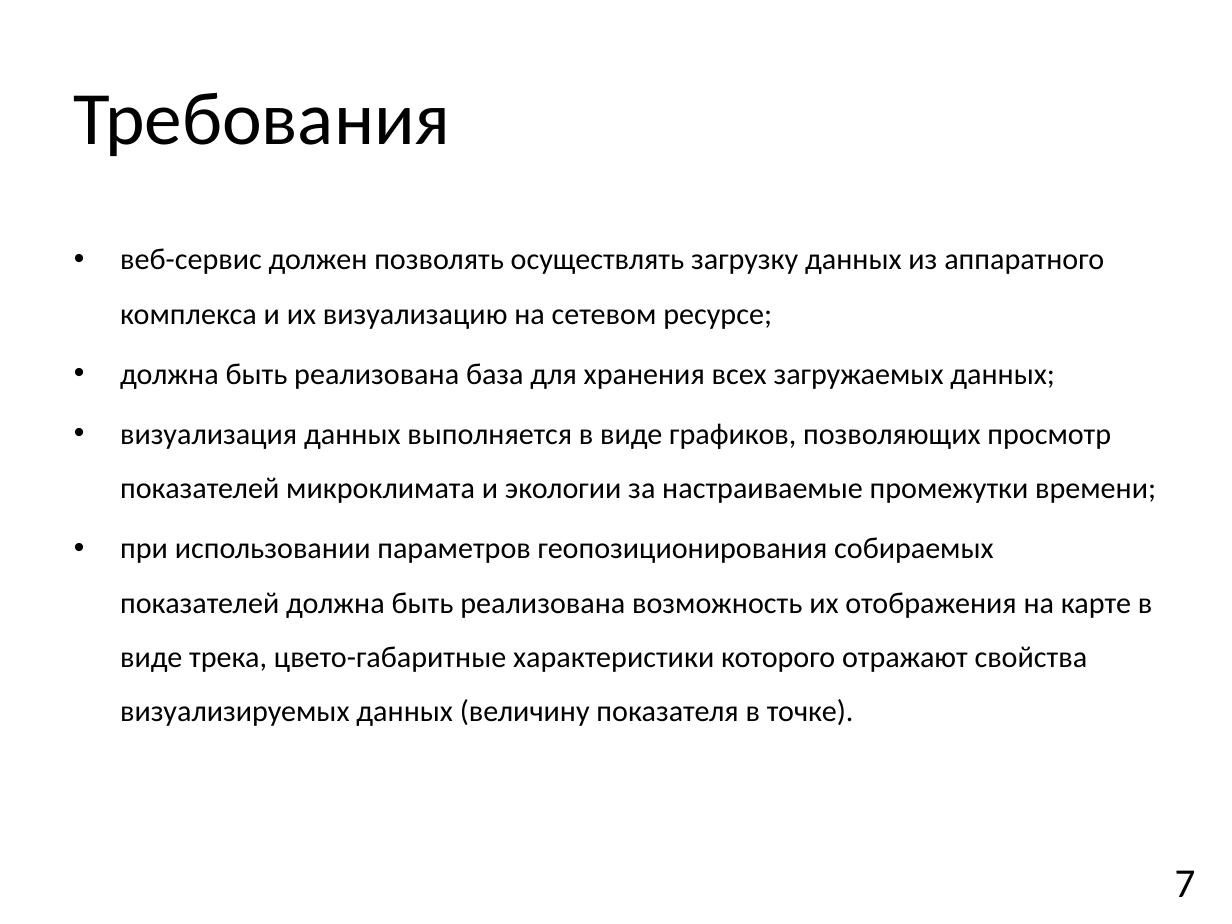
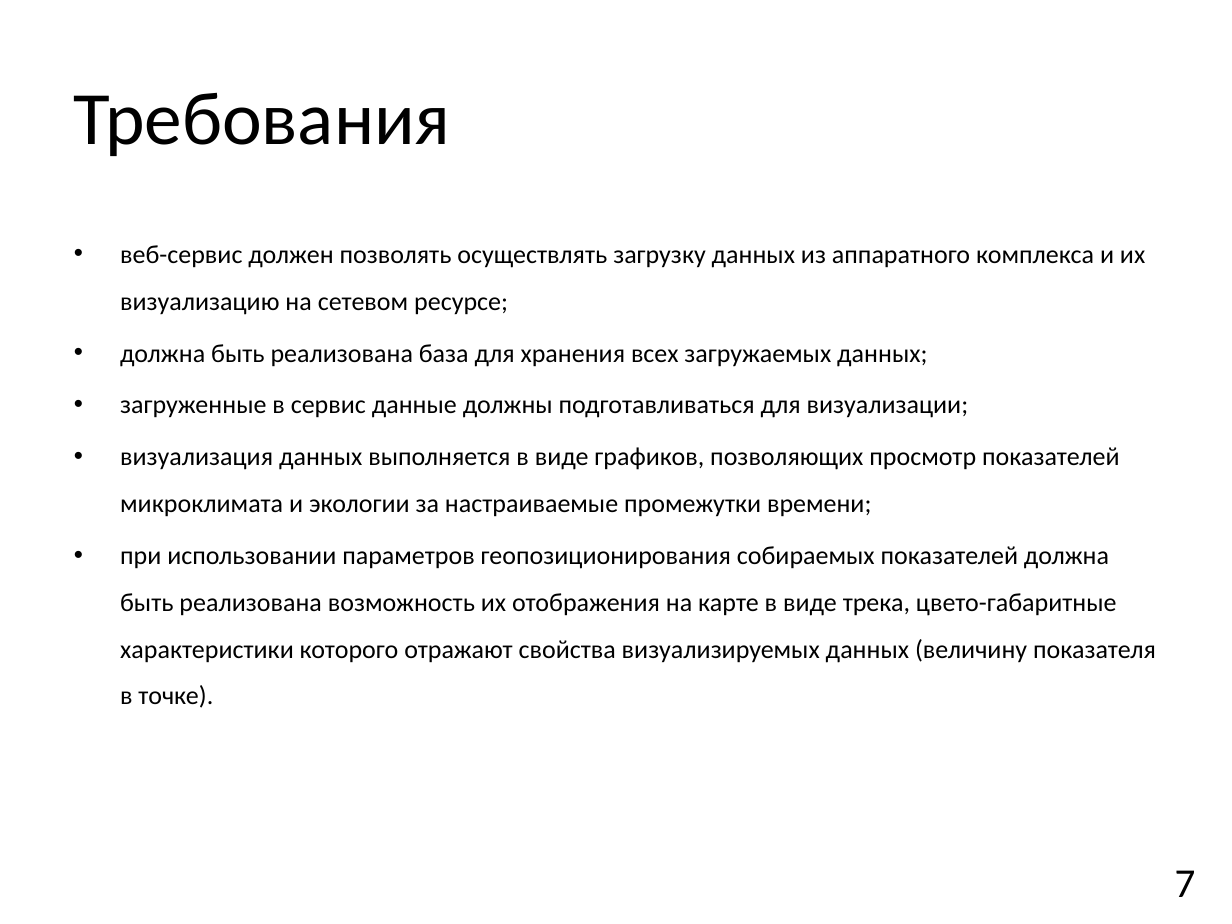
Before and after one commit to ostaaaaat/monitoring, a slide deck: slide 7 of 3 [Презентация].pptx. Drawn at 1232x924 pixels with LibreOffice and Linux fonts; fonts in the diff are those of the drawing. Boxes give left, top, right and bottom in pixels: in the first picture for what was removed or moved away, otherwise in the second. Text is boxed around its words. In the diff, an @@ line names an element or a change of style, - is before the commit and + after.

```diff
--- a/3 [Презентация].pptx
+++ b/3 [Презентация].pptx
@@ text at (x1=120, y1=245, x2=1156, y2=708): size 17.6 to 15.2 pt in "веб-сервис должен позволять осуществлять загрузку данных из ...", "должна быть реализована база для хранения всех ...", "визуализация данных выполняется в виде графиков, позволяющих ...", "при использовании параметров геопозиционирования собираемых  ..." @@
@@ text at (x1=120, y1=400, x2=969, y2=418): paragraph added @@
+• загруженные в сервис данные должны подготавливаться для визуализации;
```
Also in this commit, not shown: 1 other slide changed, 4 other files.
